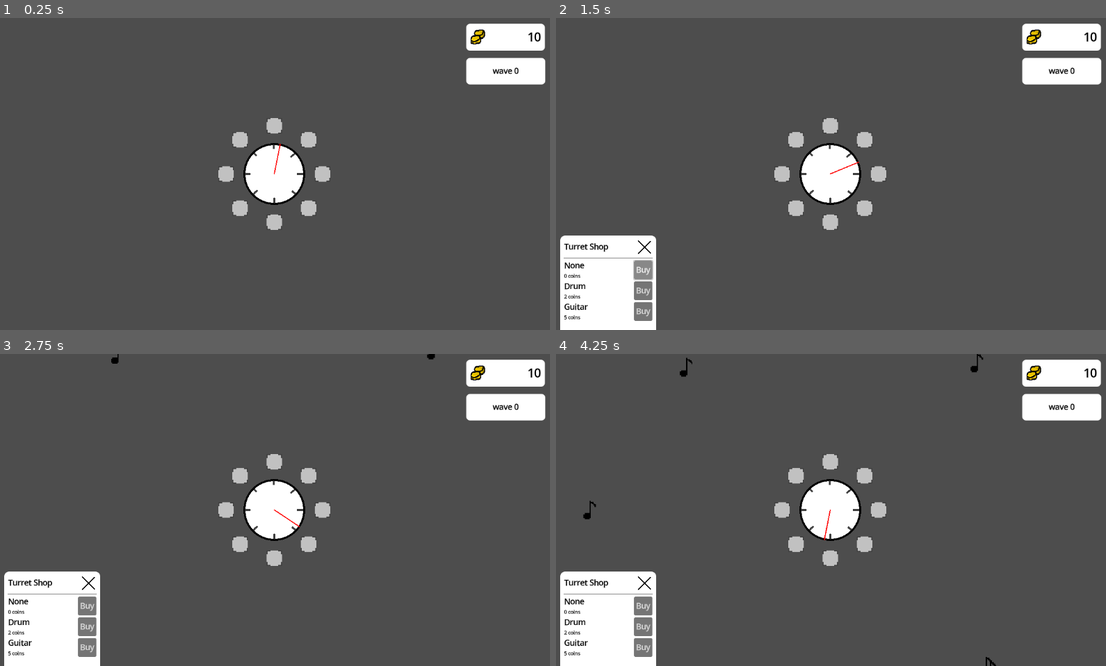
Above: before the commit, frames 1-4 (two rows, left to right).
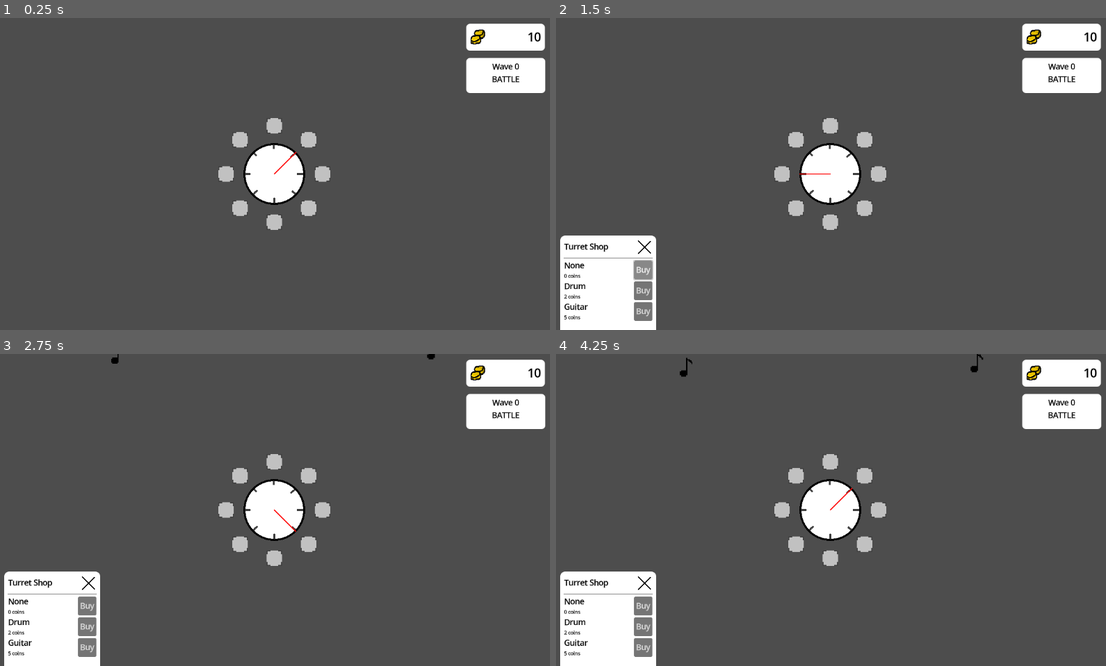
Above: after the commit, the same moments.

Repository: SeriousGuy888/MetronomeTowerDefenceGame
Game: Godot game, scene res://scenes/main.tscn
The game is run twice, just before and just after one commit, with the same random seed, the same clock (stepped at 60 frames per second) and the same inputs.
Inputs (mouse positions are in pixels of both pictures, inside the frame that each line leads up to):
- Up to frame 1 (0.25 s): no input
- Up to frame 2 (1.5 s): click (880, 174) at 0.52 s; click "Buy" at 1.25 s
- Up to frame 3 (2.75 s): click (324, 510) at 2.02 s
- Up to frame 4 (4.25 s): click "Buy" at 2.75 s; click (880, 510) at 3.52 s

The runs differ from the first frame. In frame 1, 0.6% of the frame differs, in the area x 49-100%, y 14-51%; in frame 2, 0.6%; in frame 3, 0.6%; in frame 4, 0.7%, in the area x 4-100%, y 14-100%.

Commit message:
change game state to "build" between waves

Diff:
--- a/global_scripts/event_bus.gd
+++ b/global_scripts/event_bus.gd
@@ -1,22 +1,22 @@
 extends Node
 
-@warning_ignore("unused_signal")
+@warning_ignore_start("unused_signal")
+
 signal request_spawn_projectile(
 	projectile_scene: PackedScene,
 	spawn_position: Vector2, # global position
 	direction: Vector2)
-
-@warning_ignore("unused_signal")
 signal request_spawn_enemy(enemy_scene: PackedScene)
 
-@warning_ignore("unused_signal")
 signal request_select_turret_slot(turret_slot: TurretSlot)
-
-@warning_ignore("unused_signal")
 signal make_turret_purchase(shop_item_id: String)
 
-@warning_ignore("unused_signal")
 signal request_add_coins(amount: int)
 
-@warning_ignore("unused_signal")
+signal game_state_updated(new_game_state: Enums.GameState)
+signal current_wave_updated(new_wave: int)
 signal coin_balance_updated(new_balance: int)
+
+signal wave_complete(is_last_wave: bool)
+signal enemy_from_wave_died(wave_index: int) # When an enemy part of some wave dies.
+signal request_next_wave
--- a/global_scripts/playthrough_manager.gd
+++ b/global_scripts/playthrough_manager.gd
@@ -1,6 +1,17 @@
 extends Node
 
-var game_state: Enums.GameState = Enums.GameState.BATTLE
+var game_state: Enums.GameState = Enums.GameState.BATTLE:
+	get:
+		return game_state
+	set(new_state):
+		game_state = new_state
+		EventBus.game_state_updated.emit(game_state)
+var current_wave = 0:
+	get:
+		return current_wave
+	set(new_wave):
+		current_wave = new_wave
+		EventBus.current_wave_updated.emit(current_wave)
 var coins: int = 10:
 	get:
 		return coins
@@ -10,3 +21,8 @@
 
 func _ready() -> void:
 	EventBus.request_add_coins.connect(func(amount): coins += amount)
+
+func start_game():
+	coins = 10
+	current_wave = 0
+	game_state = Enums.GameState.BATTLE
--- a/scenes/enemies/enemy.gd
+++ b/scenes/enemies/enemy.gd
@@ -3,6 +3,7 @@
 @export var speed = 50.0
 @export var health = 1
 @export var coins_dropped = 3
+@export var member_of_wave: int
 
 func _ready():
 	$HealthBar.max_value=health
@@ -26,4 +27,6 @@
 
 func die():
 	EventBus.request_add_coins.emit(coins_dropped)
+	if member_of_wave != null:
+		EventBus.enemy_from_wave_died.emit(member_of_wave)
 	queue_free()
--- a/scenes/main.gd
+++ b/scenes/main.gd
@@ -1,10 +1,28 @@
 extends Node2D
 
-@onready var projectile_container: Node = $ProjectileContainer
-@onready var enemy_container: Node = $EnemyContainer
+@export var projectile_container: Node
+@export var enemy_container: Node
 
 func _ready() -> void:
 	EventBus.request_spawn_projectile.connect(_on_request_spawn_projectile)
+
+	EventBus.wave_complete.connect(handle_wave_complete)
+	EventBus.request_next_wave.connect(request_next_wave)
+
+	PlaythroughManager.start_game()
+
+func handle_wave_complete(is_last_wave: bool):
+	if is_last_wave:
+		print("game over - victory")
+		return
+
+	print("wave ", PlaythroughManager.current_wave, " defeated. moving to build mode...")
+	PlaythroughManager.game_state = Enums.GameState.BUILD
+
+func request_next_wave():
+	PlaythroughManager.game_state = Enums.GameState.BATTLE
+	PlaythroughManager.current_wave += 1
+
 
 func _on_request_spawn_projectile(
 		projectile_scene: PackedScene,
--- a/scenes/main.tscn
+++ b/scenes/main.tscn
@@ -9,10 +9,11 @@
 [ext_resource type="PackedScene" uid="uid://brx4osyxy8w0t" path="res://scenes/enemies/enemy1.tscn" id="5_tipki"]
 [ext_resource type="PackedScene" uid="uid://bf8v7ehjh6hk1" path="res://scenes/enemies/enemy2.tscn" id="6_tipki"]
 [ext_resource type="Texture2D" uid="uid://b3q6c5patukq0" path="res://assets/coins.png" id="9_85g3d"]
+[ext_resource type="Script" uid="uid://cxiwrek0tej21" path="res://scenes/ui/wave_hud.gd" id="10_choun"]
 
 [sub_resource type="Resource" id="Resource_85g3d"]
 script = ExtResource("4_o6xl0")
-enemies_in_wave = 10
+enemies_in_wave = 4
 time_between_spawns = 0.5
 enemy_scene = ExtResource("5_tipki")
 metadata/_custom_type_script = "uid://nhkfmg7rw0ad"
@@ -36,7 +37,7 @@
 expand_margin_bottom = 8.0
 
 [sub_resource type="GDScript" id="GDScript_85g3d"]
-script/source = "extends Panel
+script/source = "extends PanelContainer
 
 @onready var coin_amount_label: Label = %CoinAmount
 
@@ -50,11 +51,12 @@
 
 "
 
-[node name="MainScene" type="Node2D"]
+[node name="MainScene" type="Node2D" node_paths=PackedStringArray("projectile_container", "enemy_container")]
 script = ExtResource("1_0xm2m")
+projectile_container = NodePath("ProjectileContainer")
+enemy_container = NodePath("EnemyContainer")
 
 [node name="metronome" parent="." instance=ExtResource("1_ig7tw")]
-beats_per_minute = 30.0
 
 [node name="Camera2D" type="Camera2D" parent="."]
 
@@ -81,7 +83,7 @@
 offset_bottom = 0.0
 grow_vertical = 0
 
-[node name="CoinHUD" type="Panel" parent="UI"]
+[node name="CoinHUD" type="PanelContainer" parent="UI"]
 anchors_preset = 1
 anchor_left = 1.0
 anchor_right = 1.0
@@ -94,12 +96,7 @@
 script = SubResource("GDScript_85g3d")
 
 [node name="HBoxContainer" type="HBoxContainer" parent="UI/CoinHUD"]
-layout_mode = 1
-anchors_preset = 15
-anchor_right = 1.0
-anchor_bottom = 1.0
-grow_horizontal = 2
-grow_vertical = 2
+layout_mode = 2
 
 [node name="CoinImage" type="TextureRect" parent="UI/CoinHUD/HBoxContainer"]
 layout_mode = 2
@@ -121,30 +118,42 @@
 layout_mode = 2
 text = "give coin"
 
-[node name="WaveHUD" type="Panel" parent="UI"]
+[node name="WaveHUD" type="PanelContainer" parent="UI"]
 anchors_preset = 1
 anchor_left = 1.0
 anchor_right = 1.0
 offset_left = -170.0
 offset_top = 91.0
 offset_right = -22.0
-offset_bottom = 130.0
+offset_bottom = 148.0
 grow_horizontal = 0
 theme_override_styles/panel = SubResource("StyleBoxFlat_choun")
-script = SubResource("GDScript_85g3d")
+script = ExtResource("10_choun")
 
-[node name="HBoxContainer" type="HBoxContainer" parent="UI/WaveHUD"]
-layout_mode = 1
-anchors_preset = 15
-anchor_right = 1.0
-anchor_bottom = 1.0
-grow_horizontal = 2
-grow_vertical = 2
+[node name="VBoxContainer" type="VBoxContainer" parent="UI/WaveHUD"]
+layout_mode = 2
 
-[node name="CurrentWave" type="Label" parent="UI/WaveHUD/HBoxContainer"]
+[node name="CurrentWave" type="Label" parent="UI/WaveHUD/VBoxContainer"]
+unique_name_in_owner = true
 layout_mode = 2
 size_flags_horizontal = 3
 theme_override_colors/font_color = Color(0, 0, 0, 1)
 text = "wave 0"
 horizontal_alignment = 1
 vertical_alignment = 1
+
+[node name="NextWaveButton" type="Button" parent="UI/WaveHUD/VBoxContainer"]
+unique_name_in_owner = true
+layout_mode = 2
+text = "next"
+
+[node name="GameState" type="Label" parent="UI/WaveHUD/VBoxContainer"]
+unique_name_in_owner = true
+layout_mode = 2
+size_flags_horizontal = 3
+theme_override_colors/font_color = Color(0, 0, 0, 1)
+text = "aaaa"
+horizontal_alignment = 1
+vertical_alignment = 1
+
+[connection signal="pressed" from="UI/WaveHUD/VBoxContainer/NextWaveButton" to="UI/WaveHUD" method="_on_next_wave_button_pressed"]
--- /dev/null
+++ b/scenes/ui/wave_hud.gd
@@ -0,0 +1,18 @@
+extends PanelContainer
+
+
+func _ready() -> void:
+	update_wave_counter(PlaythroughManager.current_wave)
+	EventBus.current_wave_updated.connect(update_wave_counter)
+	EventBus.game_state_updated.connect(handle_game_state_change)
+
+func update_wave_counter(new_wave: int):
+	%CurrentWave.text = "Wave " + str(new_wave)
+
+func handle_game_state_change(new_state: Enums.GameState):
+	print(new_state)
+	%NextWaveButton.visible = (new_state == Enums.GameState.BUILD)
+	%GameState.text = Enums.GameState.keys()[new_state]
+
+func _on_next_wave_button_pressed() -> void:
+	EventBus.request_next_wave.emit()
--- a/scenes/wave_manager.gd
+++ b/scenes/wave_manager.gd
@@ -1,42 +1,40 @@
 extends Node
 
-signal wave_finished
+@export var waves: Array[Wave]
 
-@export var waves: Array[Wave]
-@export var time_between_waves: float = 5.0 # in seconds
-
-var current_wave_index = -1
+var is_spawning = false
 var enemies_spawned_in_wave = 0
-var is_spawning = false
+var enemies_remaining = 0
 
 @onready var spawn_timer = Timer.new()
-@onready var between_wave_timer = Timer.new()
 
 func _ready():
 	print("WaveManager ready.")
 	add_child(spawn_timer)
-	add_child(between_wave_timer)
 	spawn_timer.timeout.connect(_on_spawn_timer_timeout)
-	between_wave_timer.timeout.connect(start_next_wave)
-	start_next_wave()
 
-func start_next_wave():
+	EventBus.current_wave_updated.connect(spawn_wave)
+	EventBus.enemy_from_wave_died.connect(handle_wave_member_death)
+
+func spawn_wave(current_wave_index: int):
 	# --- FIX ---
 	# Check if the NEXT wave index is valid before incrementing the counter.
-	if current_wave_index + 1 >= waves.size():
-		print("All waves finished!")
+	if current_wave_index >= waves.size():
+		print("All waves finished. Cannot spawn wave ", current_wave_index)
 		is_spawning = false # Ensure no more spawning can occur
 		return
 
-	current_wave_index += 1
 	print("Starting wave ", current_wave_index)
 	enemies_spawned_in_wave = 0
+	enemies_remaining = 0
 	is_spawning = true
 	var current_wave = waves[current_wave_index]
 	spawn_timer.wait_time = current_wave.time_between_spawns
 	spawn_timer.start()
 
 func _on_spawn_timer_timeout():
+	var current_wave_index = PlaythroughManager.current_wave
+
 	if not is_spawning:
 		return
 
@@ -46,13 +44,21 @@
 		print("Spawning enemy ", enemies_spawned_in_wave + 1, " of ", current_wave.enemies_in_wave, " in wave ", current_wave_index)
 		EventBus.request_spawn_enemy.emit(current_wave.enemy_scene)
 		enemies_spawned_in_wave += 1
+		enemies_remaining += 1
 		spawn_timer.start()
 	else:
-		print("Wave ", current_wave_index, " finished.")
+		print("Wave ", current_wave_index, " done spawning.")
 		is_spawning = false
 		spawn_timer.stop()
-		wave_finished.emit()
 
-		print("Waiting ", time_between_waves, " seconds for the next wave.")
-		between_wave_timer.wait_time = time_between_waves
-		between_wave_timer.start()
+
+func handle_wave_member_death(wave_index: int):
+	var current_wave_index = PlaythroughManager.current_wave
+	if wave_index != current_wave_index:
+		return
+
+	enemies_remaining -= 1
+
+	var is_last_wave = current_wave_index >= len(waves)
+	if enemies_remaining <= 0 && !is_spawning:
+		EventBus.wave_complete.emit(is_last_wave)
Not shown: 1 places in scenes/main.tscn that only renumber resources
Not shown, added: scenes/ui/wave_hud.gd.uid
